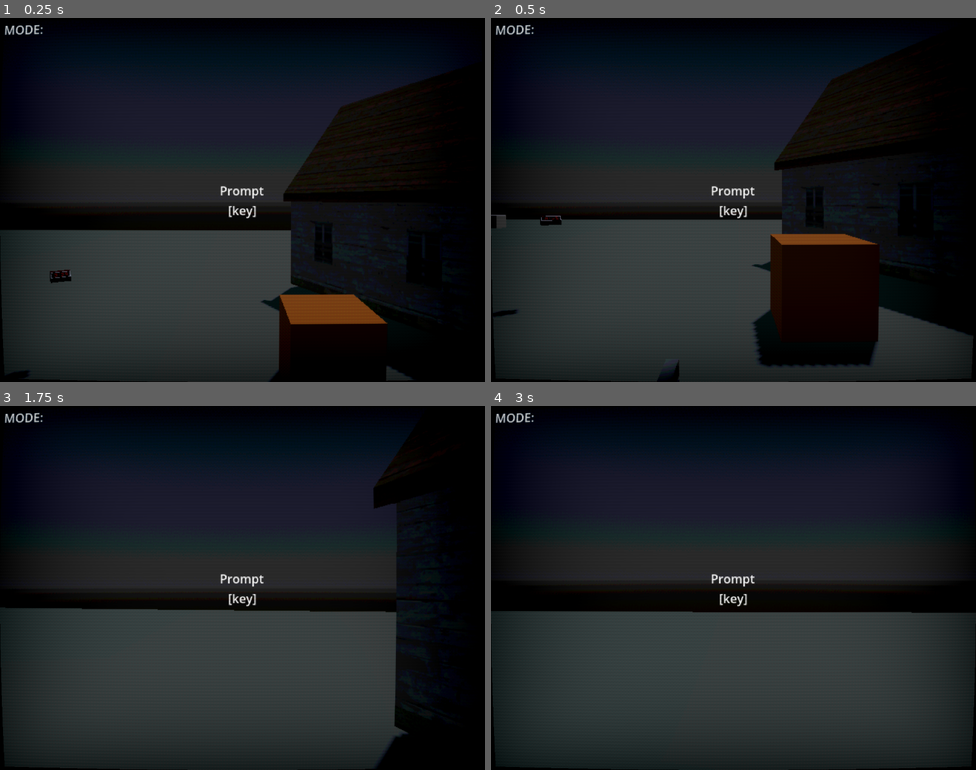
Above: before the commit, frames 1-4 (two rows, left to right).
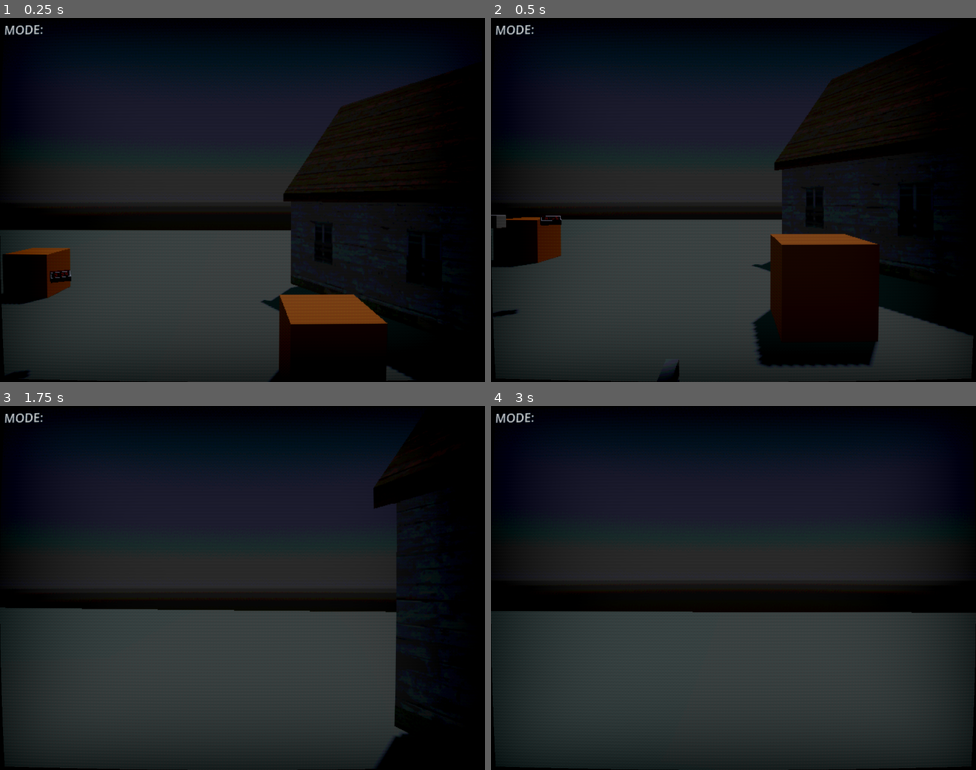
Above: after the commit, the same moments.

Repository: chrisguayara/horror_online
Game: Godot game, scene res://scenes/main.tscn
Same seed, same stepped clock (60 frames per second), same inputs: the game is played once before the commit and once after it.
Inputs (mouse positions are in pixels of both pictures, inside the frame that each line leads up to):
- Up to frame 1 (0.25 s): no input
- Up to frame 2 (0.5 s): no input
- Up to frame 3 (1.75 s): move the mouse to (266, 588) at 0.52 s; hold W (up) from 0.53 s (still down); tap E (interact) at 0.6 s; tap Space (jump) at 0.77, 1.52 s; right-click (266, 588) at 0.8 s; move the mouse to (218, 588) at 1.27 s; right-click (218, 588) at 1.35 s; click (218, 588) at 1.55 s
- Up to frame 4 (3 s): keep holding W (up); move the mouse to (743, 580) at 2.02 s; click (743, 580) at 2.1 s; tap E (interact) at 2.3, 2.85 s; move the mouse to (728, 595) at 2.77 s

The runs differ from the first frame. In frame 1, 2.0% of the frame differs, in the area x 0-55%, y 46-79%; in frame 2, 1.8%; in frame 3, 0.2%; in frame 4, 0.2%.

Commit message:
FixedSHootingAnd INteract

Diff:
--- /dev/null
+++ b/scenes/inWorld/animals/bunny/bunnymovement.gd
@@ -0,0 +1,48 @@
+extends Node3D
+class_name MovementManager
+
+@export var move_speed: float = 2.0
+@export var turn_interval: float = 3.0
+@export var alert_speed: float = 4.0
+
+var state: String = "idle" # idle, moving, alert
+var timer: float = 0.0
+var move_direction: Vector3 = Vector3.ZERO
+var rng = RandomNumberGenerator.new()
+
+func _ready():
+	rng.randomize()
+	timer = turn_interval
+	state = "idle"
+
+func _physics_process(delta):
+	var enemy = owner as Enemy
+	if not enemy or enemy.state == "dead":
+		print("Justdead")
+		return
+
+	timer -= delta
+	if timer <= 0:
+		move_direction = Vector3(rng.randf_range(-1,1), 0, rng.randf_range(-1,1)).normalized()
+		timer = turn_interval
+		state = "idle" if rng.randi_range(0,1) == 0 else "moving"
+
+	# Apply gravity
+	enemy.velocity.y += -9.8 * delta
+
+	match state:
+		"idle":
+			pass
+		"moving":
+			move(enemy, move_direction, move_speed, delta)
+		"alert":
+			move(enemy, move_direction, alert_speed, delta)
+
+func move(enemy: Enemy, direction: Vector3, speed: float, delta: float):
+	if direction == Vector3.ZERO:
+		return
+	enemy.look_at(enemy.global_transform.origin + direction, Vector3.UP)
+	var velocity = direction * speed
+	velocity.y = enemy.velocity.y
+	enemy.velocity = velocity
+	enemy.move_and_slide()
--- a/scenes/main.tscn
+++ b/scenes/main.tscn
@@ -7,6 +7,7 @@
 [ext_resource type="Script" uid="uid://3gr5qrr16u8n" path="res://scripts/interactables/alarmclock.gd" id="6_o6xl0"]
 [ext_resource type="PackedScene" uid="uid://dh3361yabq7es" path="res://assets/models/alarmclock.glb" id="6_tefeu"]
 [ext_resource type="PackedScene" uid="uid://bjnoupe4adxxd" path="res://scripts/interact_ray.tscn" id="6_y6deb"]
+[ext_resource type="Script" uid="uid://e7b18qm8nw4x" path="res://scripts/weapon/huntingrifle/huntingray.gd" id="7_pm3ni"]
 [ext_resource type="PackedScene" uid="uid://dr5qqbe8x18vn" path="res://assets/models/environment/testmodels/psx_abandoned_house.glb" id="7_yc10j"]
 [ext_resource type="Script" uid="uid://c41nf80eu7g68" path="res://scripts/managers/soundmanager.gd" id="8_tipki"]
 [ext_resource type="AudioStream" uid="uid://c72ym56mc7plj" path="res://assets/sound/soundfx/pickup.mp3" id="9_eb6dy"]
@@ -19,9 +20,12 @@
 [ext_resource type="Texture2D" uid="uid://85305r3775a7" path="res://assets/texture/scopeImg.png" id="17_muem4"]
 [ext_resource type="PackedScene" uid="uid://cue3ni070rfje" path="res://scenes/pickups/remington_pickup.tscn" id="18_dp3eg"]
 [ext_resource type="PackedScene" uid="uid://tdkn6oewacsk" path="res://scenes/pickups/tincantrap.tscn" id="19_0ld40"]
+[ext_resource type="Script" uid="uid://c5u7ojxko1q7y" path="res://scripts/enemies/animal.gd" id="19_2wyq8"]
 [ext_resource type="Script" uid="uid://djtuux7xnlwus" path="res://scripts/UI/settings_menu.gd" id="19_gqmmt"]
 [ext_resource type="Shader" uid="uid://dbfcqo4xbdgpd" path="res://shaders/post_process.gdshader" id="20_gqmmt"]
+[ext_resource type="Script" uid="uid://d8y7vmxfvj7x" path="res://scripts/enemies/shootable.gd" id="20_vxglm"]
 [ext_resource type="Shader" uid="uid://14n5mtypncl5" path="res://shaders/crtscreen.gdshader" id="20_yc10j"]
+[ext_resource type="Script" uid="uid://b7gkkxck22eed" path="res://scenes/inWorld/animals/bunny/bunnymovement.gd" id="21_2f3dj"]
 
 [sub_resource type="ProceduralSkyMaterial" id="ProceduralSkyMaterial_sugp2"]
 sky_horizon_color = Color(0.662243, 0.671743, 0.686743, 1)
@@ -129,6 +133,13 @@
 [sub_resource type="BoxShape3D" id="BoxShape3D_tipki"]
 size = Vector3(0.41037, 0.249512, 0.577576)
 
+[sub_resource type="BoxMesh" id="BoxMesh_4yh5g"]
+
+[sub_resource type="StandardMaterial3D" id="StandardMaterial3D_dgst0"]
+albedo_color = Color(0.908695, 0.60458, 0.351783, 1)
+
+[sub_resource type="BoxShape3D" id="BoxShape3D_hdxuh"]
+
 [sub_resource type="ShaderMaterial" id="ShaderMaterial_jscy8"]
 shader = ExtResource("20_yc10j")
 shader_parameter/vignette_strength = 0.43
@@ -208,20 +219,28 @@
 keep_aspect = 0
 
 [node name="InteractRay" parent="SubViewport/player/head/camera" instance=ExtResource("6_y6deb")]
-visible = false
-target_position = Vector3(0, 0, -30)
+target_position = Vector3(0, 0, -2.5)
 debug_shape_custom_color = Color(0.510941, 0.48979, 0.865396, 1)
 debug_shape_thickness = 4
 
 [node name="hand" type="Marker3D" parent="SubViewport/player/head/camera"]
 transform = Transform3D(1, 0, 0, 0, 1, 0, 0, 0, 1, 0.4, -0.5, -1.1)
 
-[node name="Label" type="Label" parent="SubViewport/player/head/camera"]
-anchors_preset = 15
-anchor_right = 1.0
-anchor_bottom = 1.0
-grow_horizontal = 2
-grow_vertical = 2
+[node name="aimlabel" type="Label" parent="SubViewport/player/head/camera"]
+anchors_preset = 15
+anchor_right = 1.0
+anchor_bottom = 1.0
+grow_horizontal = 2
+grow_vertical = 2
+horizontal_alignment = 1
+vertical_alignment = 2
+
+[node name="HuntingRay" type="RayCast3D" parent="SubViewport/player/head/camera" node_paths=PackedStringArray("player")]
+target_position = Vector3(0, 0, -30)
+collision_mask = 8
+debug_shape_custom_color = Color(0.730773, 0.0889113, 0.369955, 1)
+script = ExtResource("7_pm3ni")
+player = NodePath("../../..")
 
 [node name="visual" type="MeshInstance3D" parent="SubViewport/player"]
 mesh = SubResource("CapsuleMesh_qhqgy")
@@ -303,8 +322,35 @@
 
 [node name="Enemies" type="Node3D" parent="SubViewport"]
 
+[node name="bunny2" type="CharacterBody3D" parent="SubViewport/Enemies"]
+transform = Transform3D(1, 0, 0, 0, 1, 0, 0, 0, 1, -6, 0.4, -4)
+collision_layer = 8
+collision_mask = 3
+script = ExtResource("19_2wyq8")
+enemy_name = "Bunny"
+health = 40
+
+[node name="graphics" type="Node3D" parent="SubViewport/Enemies/bunny2"]
+
+[node name="CSGMesh3D" type="CSGMesh3D" parent="SubViewport/Enemies/bunny2/graphics"]
+mesh = SubResource("BoxMesh_4yh5g")
+material = SubResource("StandardMaterial3D_dgst0")
+
+[node name="CollisionShape3D" type="CollisionShape3D" parent="SubViewport/Enemies/bunny2"]
+shape = SubResource("BoxShape3D_hdxuh")
+debug_color = Color(0.272222, 0.150767, 0.520937, 0.42)
+
+[node name="shootable" type="Node3D" parent="SubViewport/Enemies/bunny2"]
+script = ExtResource("20_vxglm")
+
+[node name="movementManager" type="Node3D" parent="SubViewport/Enemies/bunny2"]
+script = ExtResource("21_2f3dj")
+
 [node name="bunny" parent="SubViewport/Enemies" instance=ExtResource("16_gqmmt")]
 transform = Transform3D(1, 0, 0, 0, 1, 0, 0, 0, 1, 0, 0.4, 0)
+collision_mask = 3
+enemy_name = "Bunny"
+health = 40
 
 [node name="CanvasLayer2" type="CanvasLayer" parent="."]
 
--- a/scripts/enemies/animal.gd
+++ b/scripts/enemies/animal.gd
@@ -1,12 +1,36 @@
 extends CharacterBody3D
+class_name Enemy
 
+@export var enemy_name: String = "Placeholder"
 @export var health: int = 100
 @export var speed: int = 5
-var states = {
-	"idle" : "idle",
-	"alert" : "alert",
-	"dead" : "dead"
-}
+
+var state: String = "idle" # current state: idle, alert, dead
 
 func _physics_process(delta):
+	if state == "dead":
+		return
+
+
 	pass
+
+func take_damage(amount: int) -> void:
+	if state == "dead":
+		return
+
+	health -= amount
+	print("%s took %d damage. Remaining health: %d" % [enemy_name, amount, health])
+
+	if health <= 0:
+		die()
+
+func die() -> void:
+	if state == "dead":
+		return
+	state = "dead"
+	print("%s: I died" % enemy_name)
+
+
+
+
+	queue_free()
--- a/scripts/interactRay.gd
+++ b/scripts/interactRay.gd
@@ -1,26 +1,20 @@
 extends RayCast3D
 
-@onready var prompt = get_tree().root.get_node("Main/SubViewport/player/head/camera/Label")
+
+@onready var prompt = $Prompt
+
+
+func _ready():
+	enabled = true
 
 func _process(delta):
 	prompt.text = ""
+	if is_colliding():
+		var collider = get_collider()
 
-	if !is_colliding():
-		return
+		if collider is Interactable:
 
-	var hit = get_collider()
-	var interactable = _get_interactable(hit)
+			prompt.text = collider.prompt_msg
+			if Input.is_action_just_pressed("interact"):
 
-	if interactable and interactable.active:
-		prompt.text = interactable.prompt_msg
-
-		if Input.is_action_just_pressed("interact"):
-			interactable.interact(self)
-
-
-func _get_interactable(node):
-	while node:
-		if node is Interactable:
-			return node
-		node = node.get_parent()
-	return null
+				collider.prompt_msg = ""
--- a/scripts/player.gd
+++ b/scripts/player.gd
@@ -46,9 +46,11 @@
 	if Input.is_action_just_pressed("reload") and inventorymanager.current_item:
 		inventorymanager.current_item.reload()
 	if Input.is_action_just_pressed("scope") and inventorymanager.current_item:
-		isscoped = inventorymanager.current_item.scope()
+		var result = inventorymanager.current_item.scope()
+		isscoped = result if result is bool else false
+		head.scoped(isscoped)
 
-		head.scoped(isscoped)
+
 	if Input.is_action_just_pressed("settings"):
 		head.settingsToggle()
 
--- /dev/null
+++ b/scripts/weapon/huntingrifle/huntingray.gd
@@ -0,0 +1,55 @@
+extends RayCast3D
+
+@export var player: Node3D
+@onready var label = $"../aimlabel"
+@export var dmg: int = 45
+
+var inv: Node = null
+var current_gun: Node = null
+
+func _ready():
+	if not player:
+		push_error("Player not assigned in GunRayCast!")
+		return
+	inv = player.get_node("inventory")
+	if not label:
+		push_error("Aim label not found! Check path.")
+		return
+	label.text = ""
+
+func _process(delta):
+	label.text = ""
+	if not inv or not inv.current_item:
+		_disconnect_gun()
+		return
+
+	if inv.current_item is HuntingRifle:
+		if current_gun != inv.current_item:
+			_connect_gun(inv.current_item)
+	else:
+		_disconnect_gun()
+
+	if is_colliding():
+		var hit = get_collider()
+		if hit is Enemy:
+			label.text = "Aiming at: %s" % hit.enemy_name
+
+# Connect dynamically when gun is equipped
+func _connect_gun(gun: Node) -> void:
+	_disconnect_gun()
+	current_gun = gun
+	current_gun.fired.connect(Callable(self, "_on_gun_fired"))
+
+# Disconnect previous gun signal safely
+func _disconnect_gun() -> void:
+	if current_gun and current_gun.fired.is_connected(Callable(self, "_on_gun_fired")):
+		current_gun.fired.disconnect(Callable(self, "_on_gun_fired"))
+	current_gun = null
+
+func _on_gun_fired():
+	if not is_colliding():
+		return
+	var hit = get_collider()
+	if hit is Enemy:
+		hit.take_damage(current_gun.damage)
+		print("Hit %s for %d damage!" % [hit.enemy_name, current_gun.damage])
--- a/scripts/weapon/huntingrifle/huntingriflelogic.gd
+++ b/scripts/weapon/huntingrifle/huntingriflelogic.gd
@@ -1,4 +1,5 @@
 extends Node3D
+class_name HuntingRifle
 
 var damage = 45
 var spread = 1.0
@@ -9,6 +10,7 @@
 var loadedBullets = 0
 var stock = 10
 var scoped = false
+signal fired
 @onready var debug_label = $debug_label
 @onready var uimanager = get_tree().current_scene.get_node("UILayers")
 
@@ -42,6 +44,7 @@
 	loadedBullets -= 1
 	can_shoot = false
 	fire_timer.start()
+	emit_signal("fired")
 
 func _on_fire_rate_timeout():
 	can_shoot = true
Not shown, added: scenes/inWorld/animals/bunny/bunnymovement.gd.uid
Not shown: 1 places in scenes/main.tscn that only renumber resources
Not shown, added: scripts/weapon/huntingrifle/huntingray.gd.uid
